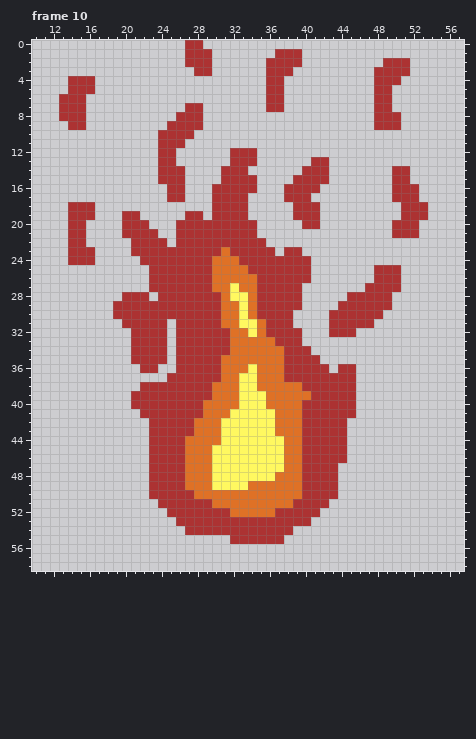
Two versions of one pixel-art file, guzintastas/tastaas/fire places/ateş.aseprite. The picture above was drawn from the file before the commit.
70x70 pixels, 14 frames. Colours within 5 levels of each other are drawn and written as one. Shown: frame 10: x 10..57, y 0..58. The commit also changed other frames, which this record leaves out.
After the commit:
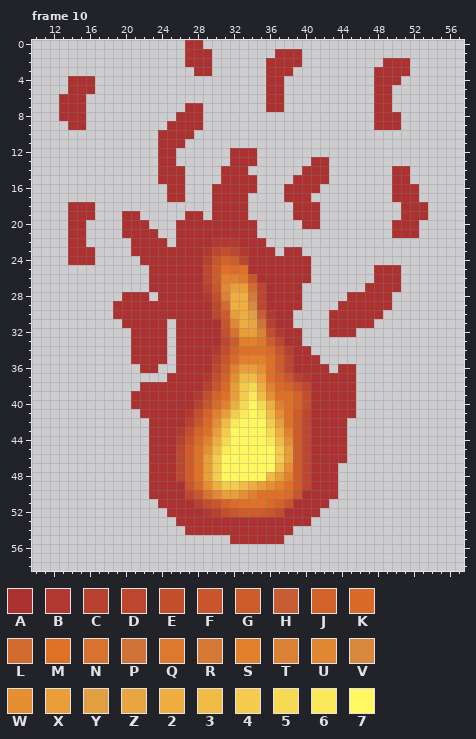
Palette (. is transparent): A #ac3232  B #b13930  C #b7402f  D #bd472e  E #c24e2c  F #c8552b  G #ce5c2a  H #c65d33  J #d36328  K #d96a27  L #d16b30  M #df7126  N #d7722f  P #cf7338  Q #dc792d  R #d57a36  S #e2802c  T #da8135  U #e08834  V #d8893d  W #e68f32  X #e99e39  Y #e19f42  Z #e7a641  2 #edad3f  3 #f0bc46  4 #f4cb4c  5 #f7da53  6 #fbe959  7 #fff860
Difference:
--- frame 10
@@ x 24..42 @@
 21 ..AAAAAAAAA........
-22 A.AAAAAAAAAA.......
-23 AAAAAAAMAAAAA.AA...
-24 AAAAAAMMMAAAAAAAA..
-25 AAAAAAMMMMAAAAAAA..
-26 AAAAAAMMMMMAAAAAA..
-27 AAAAAAMM7MMAAAAA...
-28 AAAAAAAM77MAAAAA...
-29 AAAAAAAMM7MAAAAA...
-30 AAAAAAAMM7MAAAA....
-31 A.AAAAAMM77MAAA....
-32 A.AAAAAAMM7MAAAA...
-33 A.AAAAAAMMMMMAAA...
-34 A.AAAAAAMMMMMMAAA..
-35 A.AAAAAMMMMMMMAAAA.
-36 ..AAAAAMMM7MMMAAAAA
-37 .AAAAAAMM77MMMAAAAA
-38 AAAAAAMMM77MMMMMAAA
-39 AAAAAAMMM777MMMMMAA
-40 AAAAAMMMM777MMMMAAA
-41 AAAAAMMM77777MMMAAA
-42 AAAAMMM777777MMMAAA
-43 AAAAMMM777777MMMAAA
-44 AAAMMMM7777777MMAAA
-45 AAAMMM77777777MMAAA
-46 AAAMMM77777777MMAAA
-47 AAAMMM77777777MMAAA
-48 AAAMMM7777777MMMAAA
-49 AAAMMM7777MMMMMMAAA
-50 AAAAMMMMMMMMMMMMAAA
-51 AAAAAAMMMMMMMMMAAAA
-52 .AAAAAAAMMMMMAAAAA.
+22 A.AAAABBBAAA.......
+23 AAAAABDEDBAAA.AA...
+24 AAAAACFJGDAAAAAAA..
+25 AAAAADGMKMAAAAAAA..
+26 AAAAADGSSQFAAAAAA..
+27 AAAAACFUXXLDAAAA...
+28 AAAAABET22RDAAAA...
+29 AAAAAADL22VDAAAA...
+30 AAAAAADGX2YHBAA....
+31 A.AAAAAFU2ZPCAA....
+32 A.AAAAAENXXTEBAA...
+33 A.AAAAADGSSQGDAA...
+34 A.AAAABEJMMMKFCAA..
+35 A.AAAACFKSSSMGDAAA.
+36 ..AAAADGSXXWMGDAAAA
+37 .AAAABEJW33XMJFCBAA
+38 AAAAACFKX452SKJFDAA
+39 AAAABEJMX463WMMJEAA
+40 AAAACFKS25752SMJEAA
+41 AAABEJSX46763WMGDAA
+42 AAACFKW367774XMGDAA
+43 AABEJMX4777752SGDAA
+44 AACFKS25777763WGDAA
+45 AADGMW36777774XGDAA
+46 AADGMX47777774XGDAA
+47 AADGMX47777773WGDAA
+48 AADGMX4777773XSGDAA
+49 AAAFKW24432XWSMGDAA
+50 AAADFNUXXWSMMMKFAAA
+51 AAAACEFJKMMMKJFAAAA
+52 .AAAABCEFGGGFEAAAA.
 53 ..AAAAAAAAAAAAAAA..
Where, in picture pixels (left, top, right, bottom), the same in both pictures:
changed: (176, 238, 311, 517)
